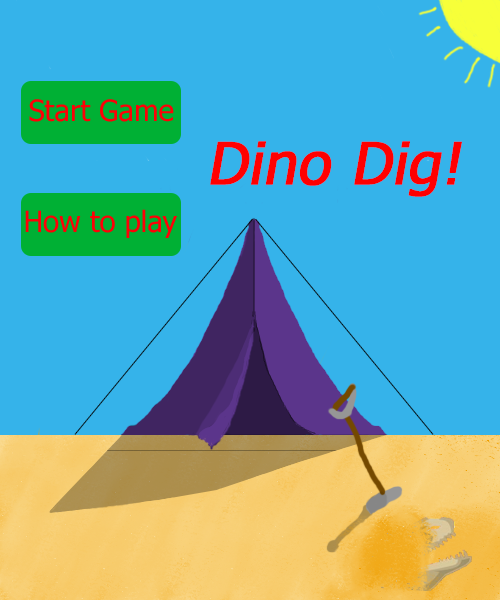
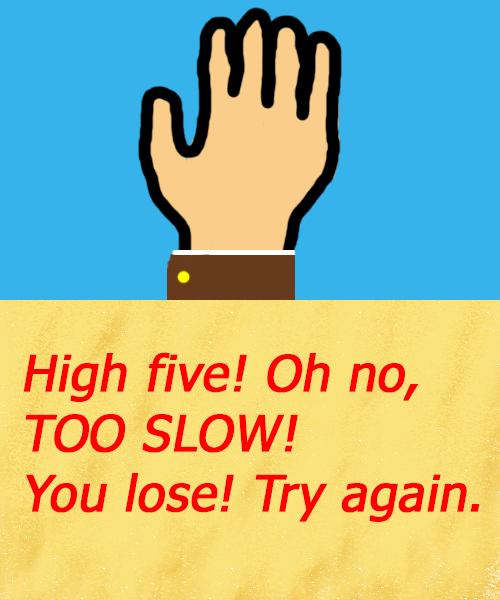
Revision of a layered w=500, h=600 image; what changed, layer by layer:
showed group "Lose screen" (2 layers) over [0, 0, 500, 522]
painted on "Sky Layer" over [167, 244, 298, 300]
hid group "TitleCard" (8 layers) over [0, 0, 500, 600]
hid "Dino Dig!" over [210, 141, 462, 197]
hid "Title overlay" over [21, 81, 181, 256]
showed "Lightsand" over [0, 0, 500, 600]
showed "DarkSand" over [0, 0, 500, 600]
